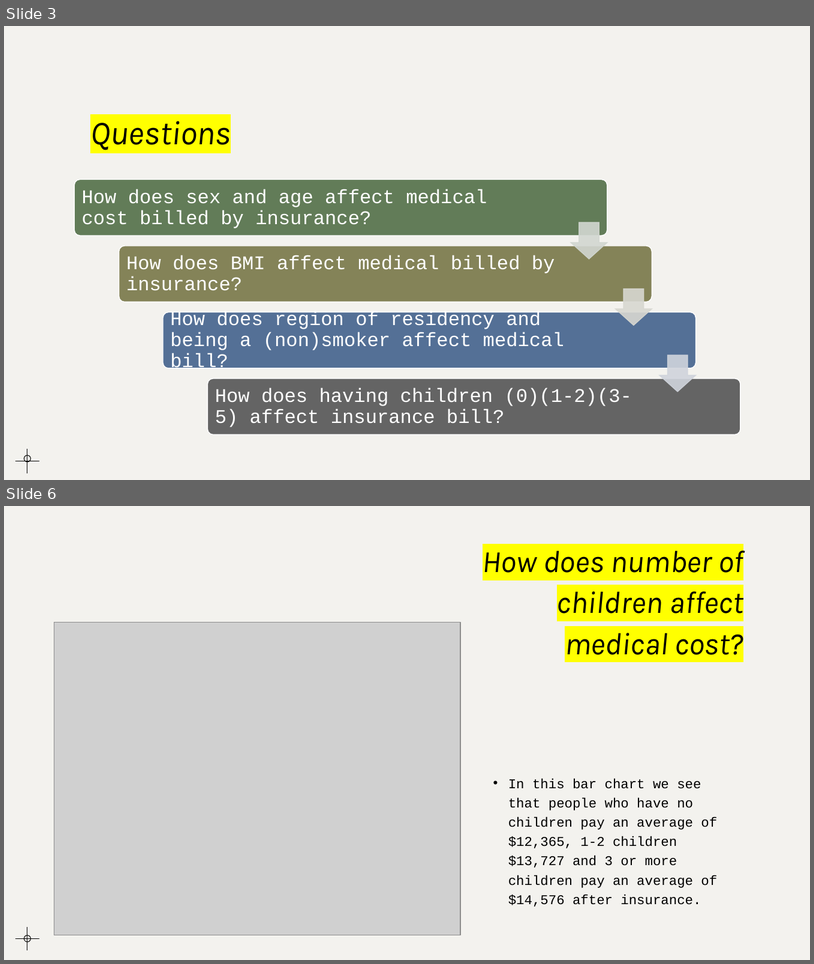
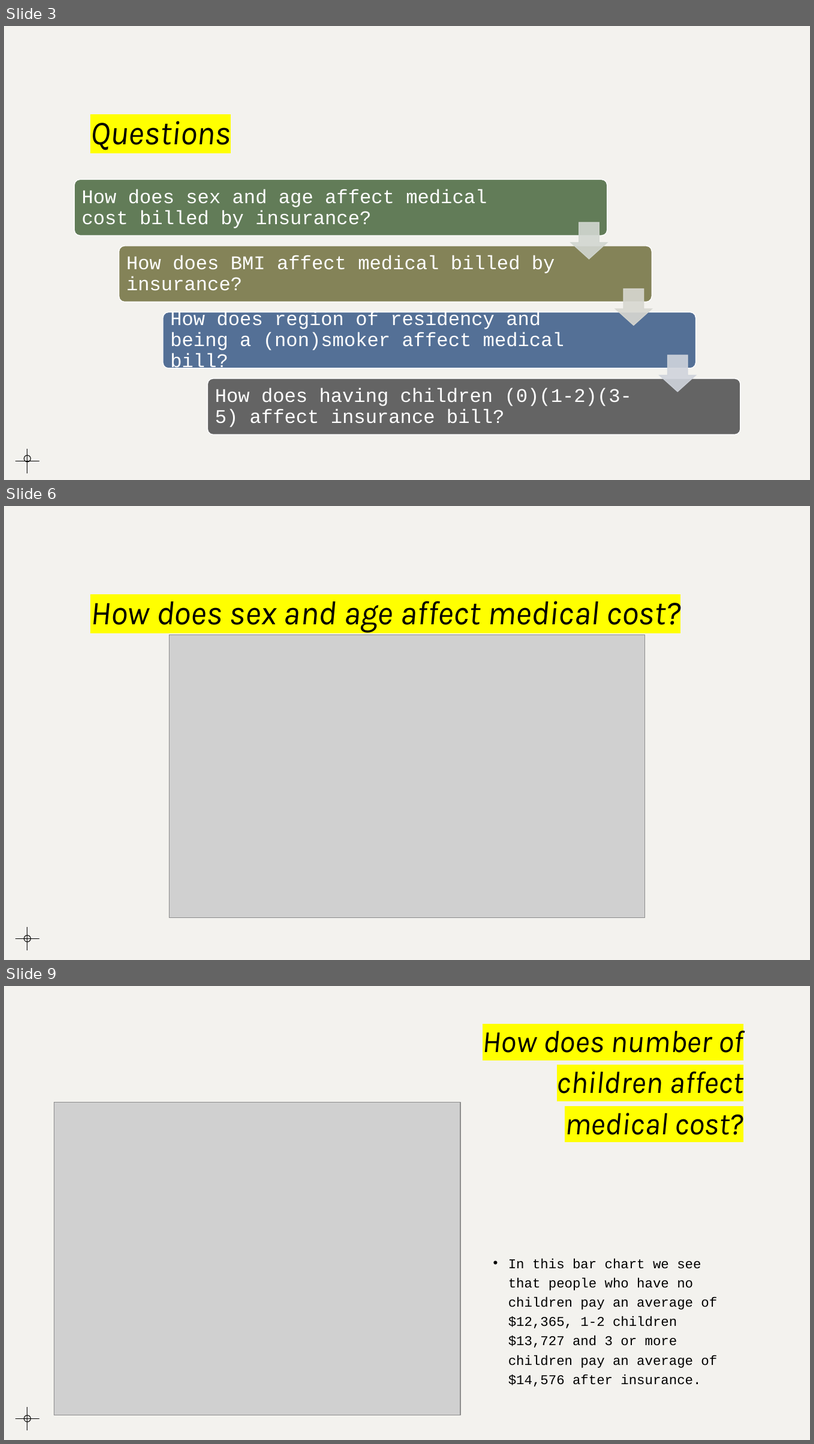
Before and after one commit to jaimelangenfeld/project1, a slide deck: Medical Cost After Insurance.pptx. Shown one above the other, each under a label of ours: slides 3 and 6 before the commit, slides 3, 6 and 9 after it; the slides between them are not shown. The pictures are 814x964 and 814x1444 pixels, drawn with LibreOffice and Linux fonts; fonts in the diff are those of the drawing; grey boxes stand for pictures. Boxes give left, top, right and bottom in pixels: in the first picture for what was removed or moved away, otherwise in the second. Text is boxed around its words. In the diff, an @@ line names an element or a change of style, - is before the commit and + after.

```diff
--- a/Medical Cost After Insurance.pptx
+++ b/Medical Cost After Insurance.pptx
@@ slide 6 added at box(4, 506, 810, 960), background #F3F2EE; not listed: 3 template elements that a slide beside it also shows @@
@@ title added at box(90, 601, 681, 633), 40 pt, text #000000, italic @@
+How does sex and age affect medical cost?
@@ picture added at box(169, 634, 645, 917) @@
@@ what was slide 6 is now slide 9 @@
```
Also in this commit, not shown: 2 slides changed, 2 other slides added, 5 other files.
